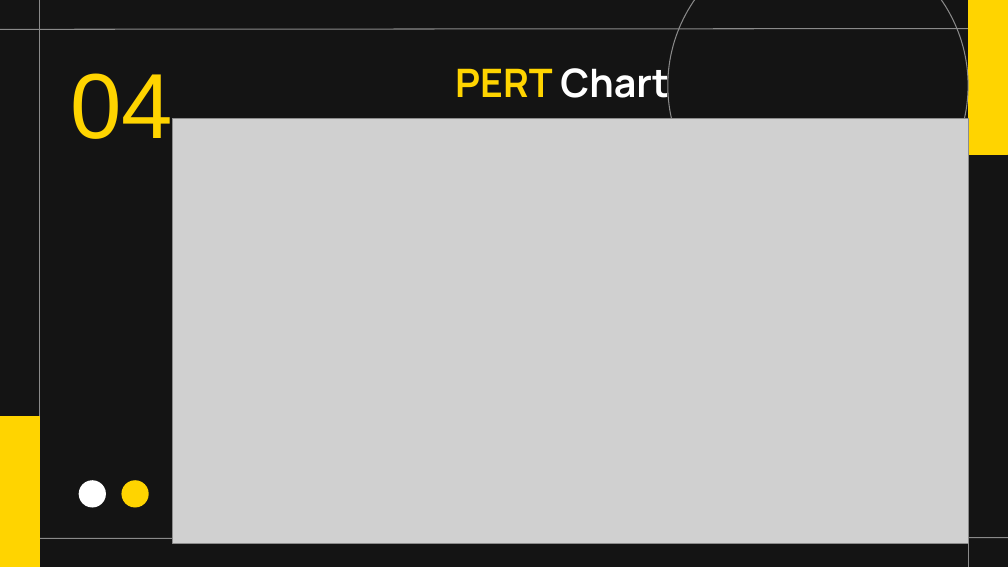
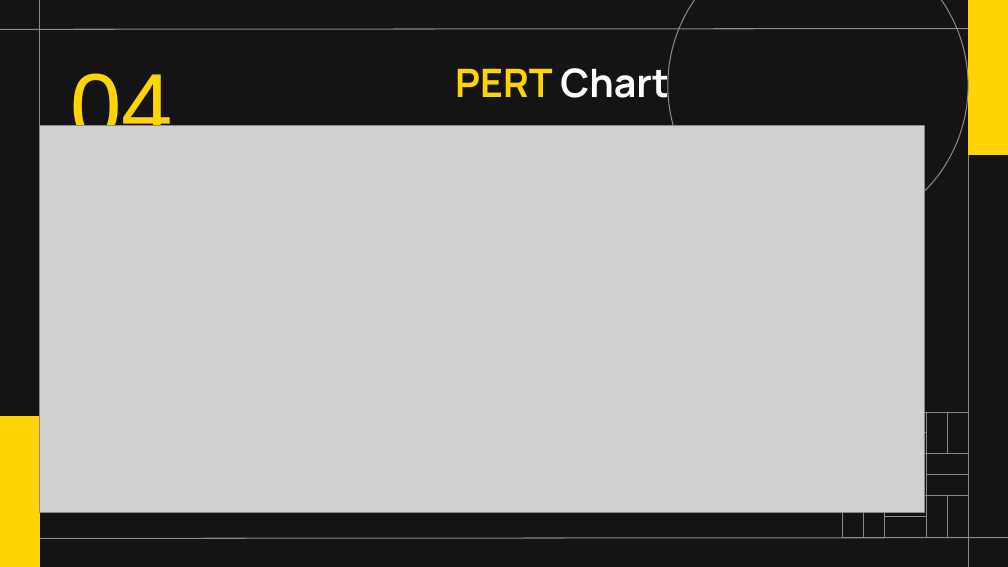
Before and after one commit to Nde-Dilan/ICT-UFALL, a slide deck: slide 9 of Software Architecture/CA Software Architecture.pptx. Drawn at 1008x567 pixels with LibreOffice and Linux fonts; fonts in the diff are those of the drawing; grey boxes stand for pictures. Boxes give left, top, right and bottom in pixels: in the first picture for what was removed or moved away, otherwise in the second. Text is boxed around its words. In the diff, an @@ line names an element or a change of style, - is before the commit and + after.

```diff
--- a/Software Architecture/CA Software Architecture.pptx
+++ b/Software Architecture/CA Software Architecture.pptx
@@ picture: place and size @@
-picture at [172,119,968,543]
+picture at [40,125,924,512]
@@ group added at [843,412,948,537]: 5 lines, 4 rectangles @@
@@ ellipse removed at [79,480,106,507] @@
@@ ellipse removed at [121,480,148,507] @@
```
Also in this commit, not shown: 3 other slides changed, 28 other files.
